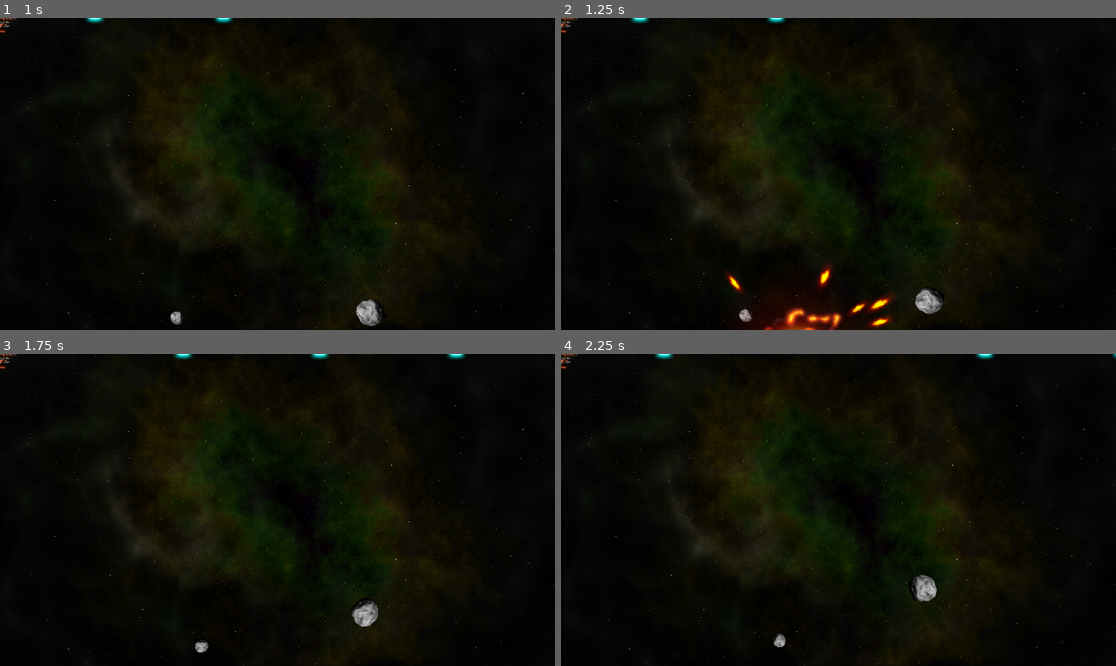
Above: before the commit, frames 1-4 (two rows, left to right).
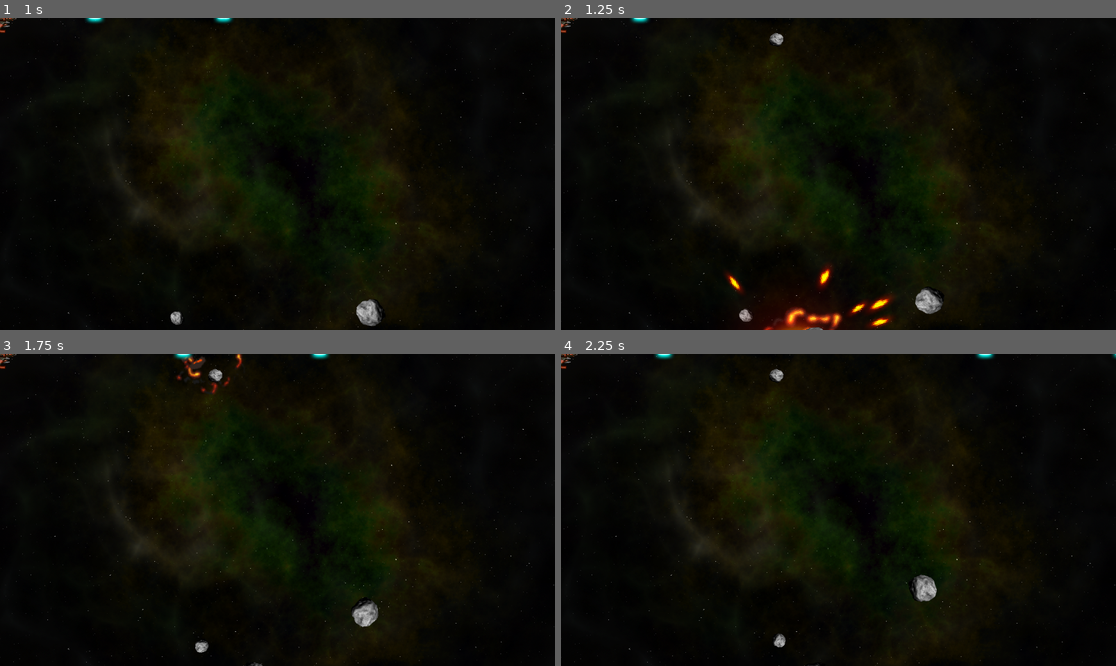
Above: after the commit, the same moments.

Repository: zenoplex/space-rocks
Game: Godot game, scene res://Main/main.tscn
The game is run twice, just before and just after one commit, with the same random seed, the same clock (stepped at 60 frames per second) and the same inputs. The project has no main scene, so this scene is started directly.
Inputs:
- Up to frame 1 (1 s): hold D (rotate_right) from 0.53 s (still down); hold Space (shoot) from 0.53 s (still down)
- Up to frame 2 (1.25 s): keep holding D (rotate_right); keep holding Space (shoot)
- Up to frame 3 (1.75 s): release D (rotate_right) at 1.28 s; release Space (shoot) at 1.28 s; hold A (rotate_left) from 1.28 s (still down); tap Space (shoot) at 1.35 s
- Up to frame 4 (2.25 s): release A (rotate_left) at 2.03 s; hold D (rotate_right) from 2.03 s (still down); hold Space (shoot) from 2.03 s (still down)

Frame 1 is identical in both runs. In frame 2, 0.1% of the frame differs, in the area x 37-48%, y 0-100%; in frame 3, 0.4%, in the area x 31-84%, y 0-100%; in frame 4, less than 0.1%.

Commit message:
feat: Add rock explosion mechanics

Diff:
--- a/Main/main.gd
+++ b/Main/main.gd
@@ -1,6 +1,7 @@
 extends Node
 @export var rock_scene: PackedScene
 
+const offsets: Array[int] = [-1 ,1]
 var screensize: Vector2 = Vector2.ZERO
 
 # Called when the node enters the scene tree for the first time.
@@ -22,5 +23,15 @@
 	var node: Node = rock_scene.instantiate()
 	node.screensize = screensize
 	node.start(position, velocity, size)
-	# TODO: maybe replace with call_deferred("add_child", node)
-	add_child(node)
+	call_deferred("add_child", node)
+	node.exploded.connect(self._on_rock_exploded)
+
+func _on_rock_exploded(size: int, radius: int, position: Vector2, linear_velocity: Vector2) -> void:
+	if size < 2:
+		return
+
+	for offset in offsets:
+		var direction: Vector2 = $Player.position.direction_to(position).orthogonal() * offset
+		var new_position: Vector2 = position + direction * radius
+		var new_velocity: Vector2 = direction * linear_velocity.length() * 1.1
+		spawn_rock(new_position, new_velocity, size - 1)
